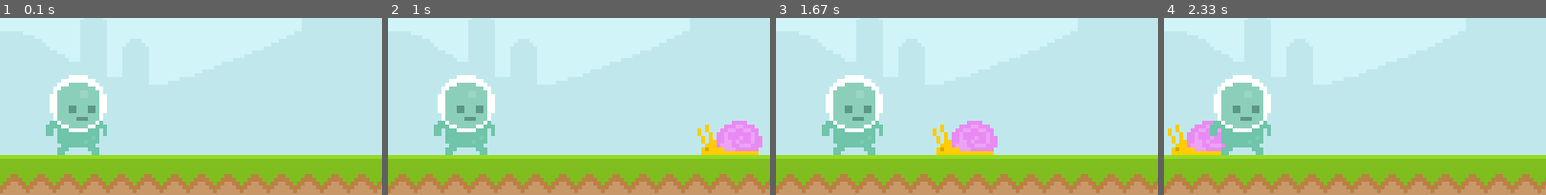
Above: before the commit, frames 1-4 (left to right).
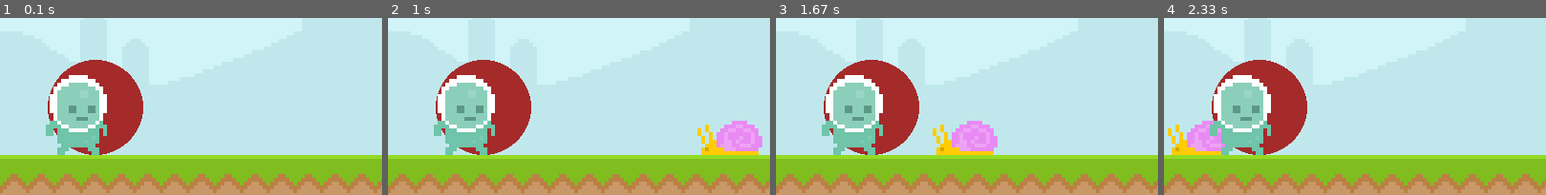
Above: after the commit, the same moments.

Repository: KendyCode/learn_pygame
Game: pygame game, started from main.py
Two runs of this game, one before a commit and one after it. Both use one fixed random seed, a clock stepped at 60 frames per second and the inputs below.
Inputs:
- Up to frame 1 (0.1 s): no input
- Up to frame 2 (1 s): no input
- Up to frame 3 (1.67 s): no input
- Up to frame 4 (2.33 s): no input
The pictures show only the part of the screen within x 0-50%, y 34-84%; the shares and areas given below are measured in that part.

The runs differ from the first frame. In frame 1, 5.4% of the frame differs, in the area x 12-38%, y 23-78%; in frame 2, 5.4%; in frame 3, 5.4%; in frame 4, 5.4%.

Commit message:
pour dessiner un cercle

Diff:
--- a/main.py
+++ b/main.py
@@ -41,12 +41,8 @@
     screen.blit(ground_surface,(0,300))
     pygame.draw.rect(screen,"Pink", score_rect)
     pygame.draw.rect(screen,"Pink", score_rect,10)
-
-    # Pour dessiner une ligne
-    # pygame.draw.line(screen,"Gold", (0,0),(800,400),10)
-    # Pour dessiner une ligne qui suit la position de la souris
-    # pygame.draw.line(screen,"Gold", (0,0),pygame.mouse.get_pos(),10)
-
+    # Dessiner un cerlce
+    pygame.draw.ellipse(screen,"Brown",pygame.Rect(50,200,100,100))
     screen.blit(score_surf,score_rect)
 
     snail_rect.x -= 4
